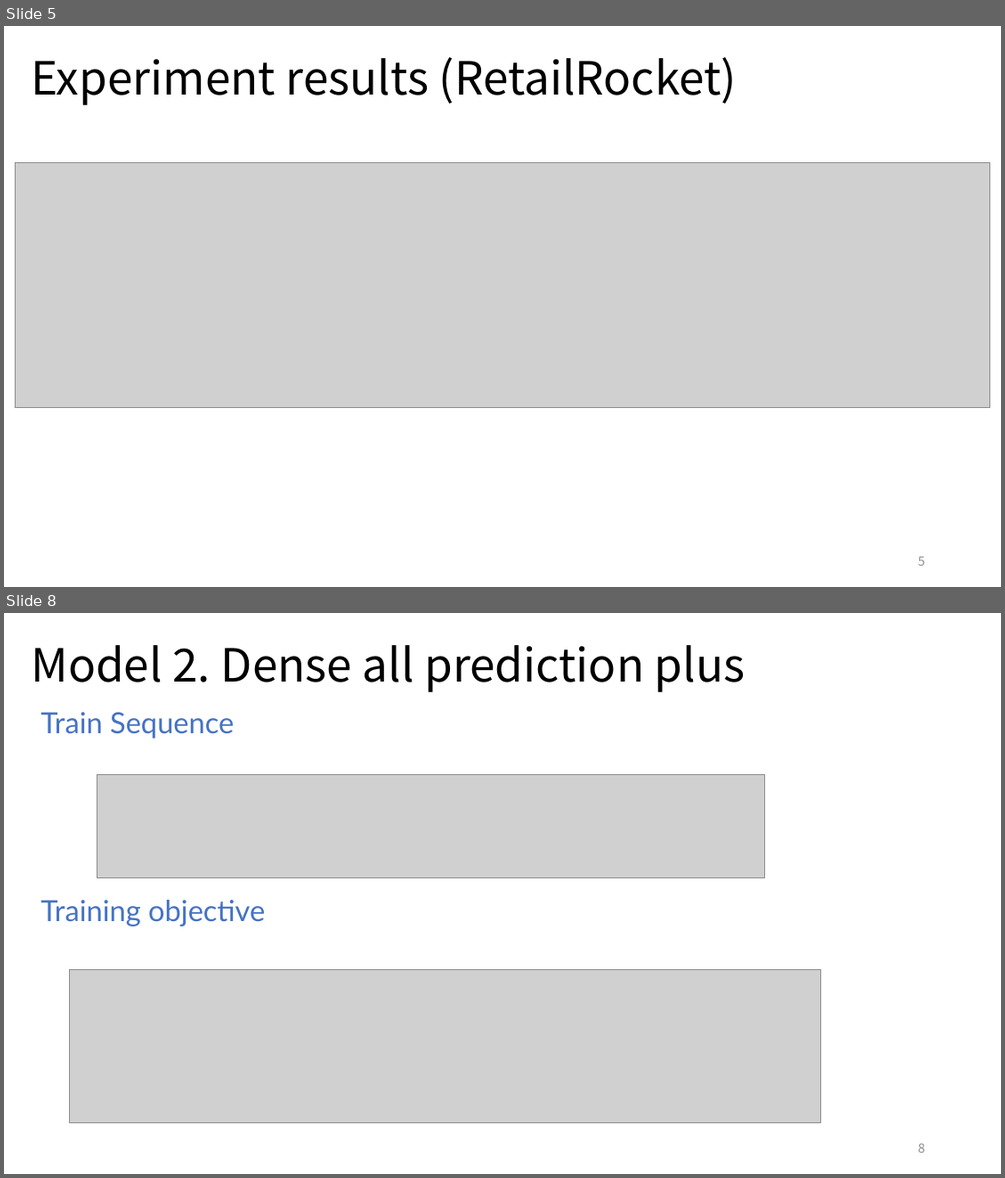
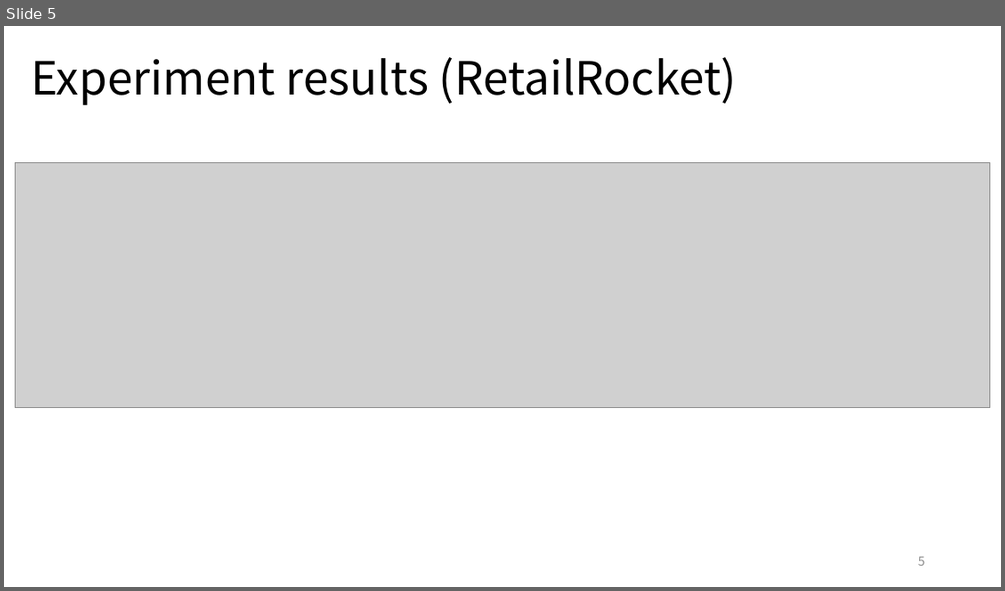
Before and after one commit to YunlongLin0125/Recommender-System, a slide deck: week5/Dissertation_5.pptx. Shown one above the other, each under a label of ours: slides 5 and 8 before the commit, slide 5 after it; the slides between them are not shown. The pictures are 1005x1178 and 1005x591 pixels, drawn with LibreOffice and Linux fonts; fonts in the diff are those of the drawing; grey boxes stand for pictures. Boxes give left, top, right and bottom in pixels: in the first picture for what was removed or moved away, otherwise in the second. Text is boxed around its words. In the diff, an @@ line names an element or a change of style, - is before the commit and + after.

```diff
--- a/week5/Dissertation_5.pptx
+++ b/week5/Dissertation_5.pptx
@@ slide 8 removed at (4,613,1001,1174), background #FFFFFF @@
@@ title removed at (31,645,745,692) @@
-Model 2. Dense all prediction plus
@@ text removed at (40,712,234,738) @@
-Train Sequence
@@ picture removed at (97,775,764,878) @@
@@ text removed at (40,900,265,926) @@
-Training objective
@@ picture removed at (69,970,821,1122) @@
@@ page number removed at (918,1143,925,1152) @@
-8
```
Also in this commit, not shown: 1 slide changed, 3 slides added, 5 other slides removed, 5 other files.
